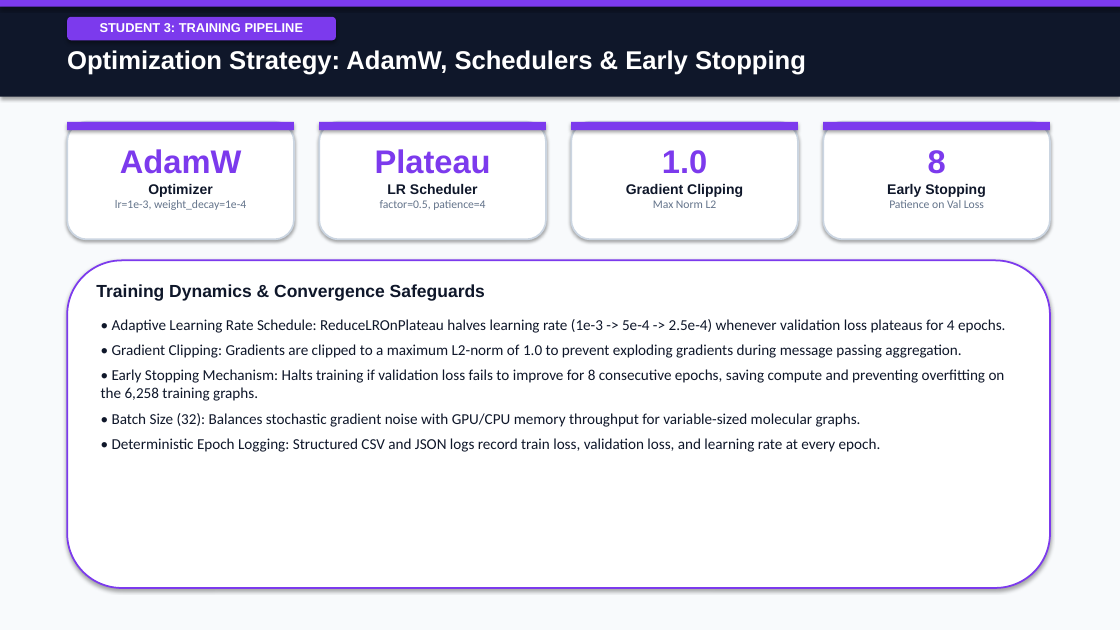
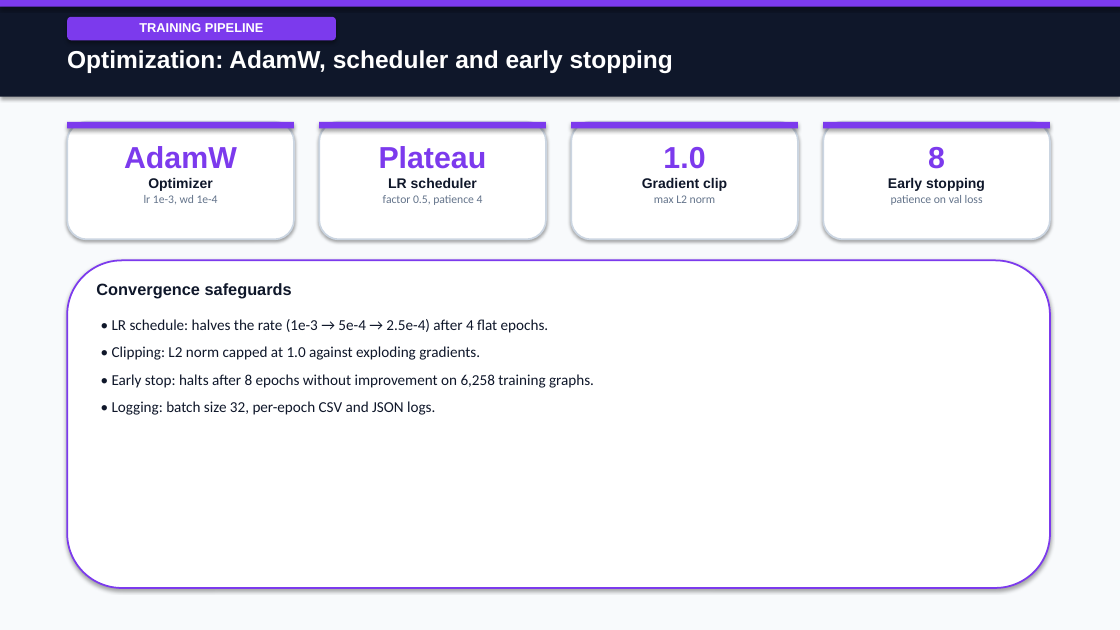
Before and after one commit to shouryapratap132006/Molecular-Toxicity-Prediction, a slide deck: slide 11 of reports/final_presentation/phase2_final_presentation.pptx. Drawn at 1120x630 pixels with LibreOffice and Linux fonts; fonts in the diff are those of the drawing. Boxes give left, top, right and bottom in pixels: in the first picture for what was removed or moved away, otherwise in the second. Text is boxed around its words. In the diff, an @@ line names an element or a change of style, - is before the commit and + after.

```diff
--- a/reports/final_presentation/phase2_final_presentation.pptx
+++ b/reports/final_presentation/phase2_final_presentation.pptx
@@ text in rounded rectangle at bbox=[139, 23, 264, 32]: text changed @@
-STUDENT 3: TRAINING PIPELINE
+TRAINING PIPELINE
@@ text at bbox=[67, 50, 673, 73]: text changed; size 22 to 21 pt @@
-Optimization Strategy: AdamW, Schedulers & Early Stopping
+Optimization: AdamW, scheduler and early stopping
@@ text at bbox=[124, 146, 237, 169]: size 28 to 26 pt in "AdamW" @@
@@ text at bbox=[379, 146, 487, 169]: size 28 to 26 pt in "Plateau" @@
@@ text at bbox=[663, 147, 705, 169]: size 28 to 26 pt in "1.0" @@
@@ text at bbox=[928, 147, 945, 169]: size 28 to 26 pt in "8" @@
@@ text at bbox=[383, 178, 483, 205]: text changed @@
-LR Scheduler
-factor=0.5, patience=4
+LR scheduler
+factor 0.5, patience 4
@@ text at bbox=[642, 178, 727, 203]: text changed @@
-Gradient Clipping
-Max Norm L2
+Gradient clip
+max L2 norm
@@ text at bbox=[888, 178, 985, 205]: text changed @@
-Early Stopping
-Patience on Val Loss
+Early stopping
+patience on val loss
@@ text at bbox=[144, 195, 218, 204]: text changed @@
-lr=1e-3, weight_decay=1e-4
+lr 1e-3, wd 1e-4
@@ text at bbox=[96, 283, 292, 299]: text changed; size 15 to 14 pt @@
-Training Dynamics & Convergence Safeguards
+Convergence safeguards
@@ text at bbox=[112, 319, 594, 415]: text changed @@
-• Adaptive Learning Rate Schedule: ReduceLROnPlateau halves learning rate (1e-3 -> 5e-4 -> 2.5e-4) whenever validation loss plateaus for 4 epochs.
-• Gradient Clipping: Gradients are clipped to a maximum L2-norm of 1.0 to prevent exploding gradients during message passing aggregation.
-• Early Stopping Mechanism: Halts training if validation loss fails to improve for 8 consecutive epochs, saving compute and preventing overfitting on the 6,258 training graphs.
-• Batch Size (32): Balances stochastic gradient noise with GPU/CPU memory throughput for variable-sized molecular graphs.
-• Deterministic Epoch Logging: Structured CSV and JSON logs record train loss, validation loss, and learning rate at every epoch.
+• LR schedule: halves the rate (1e-3 → 5e-4 → 2.5e-4) after 4 flat epochs.
+• Clipping: L2 norm capped at 1.0 against exploding gradients.
+• Early stop: halts after 8 epochs without improvement on 6,258 training graphs.
+• Logging: batch size 32, per-epoch CSV and JSON logs.
```
Also in this commit, not shown: 19 other slides changed, 1 other file.
